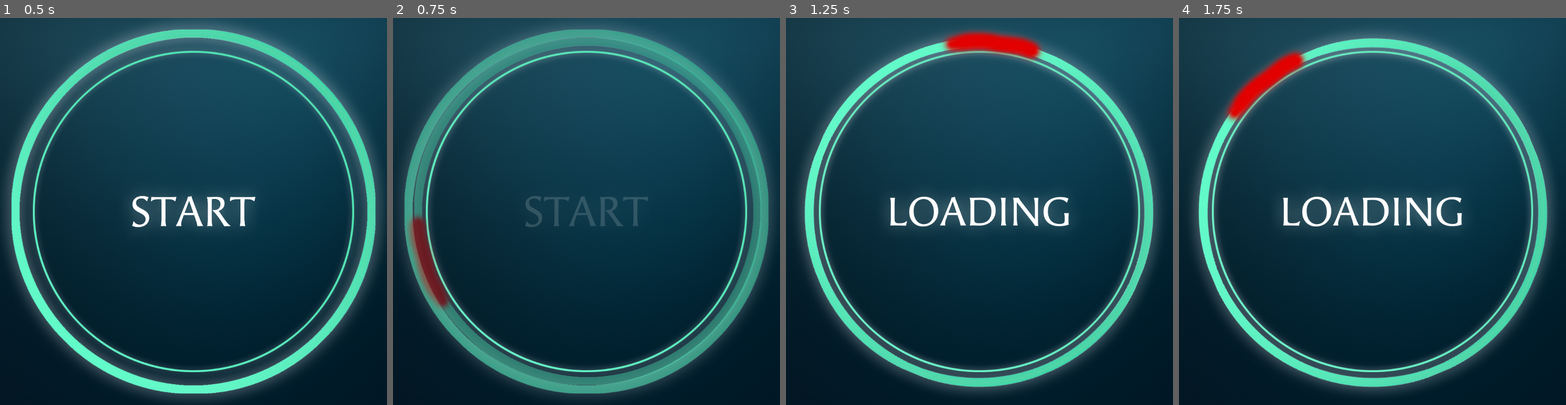
Above: before the commit, frames 1-4 (left to right).
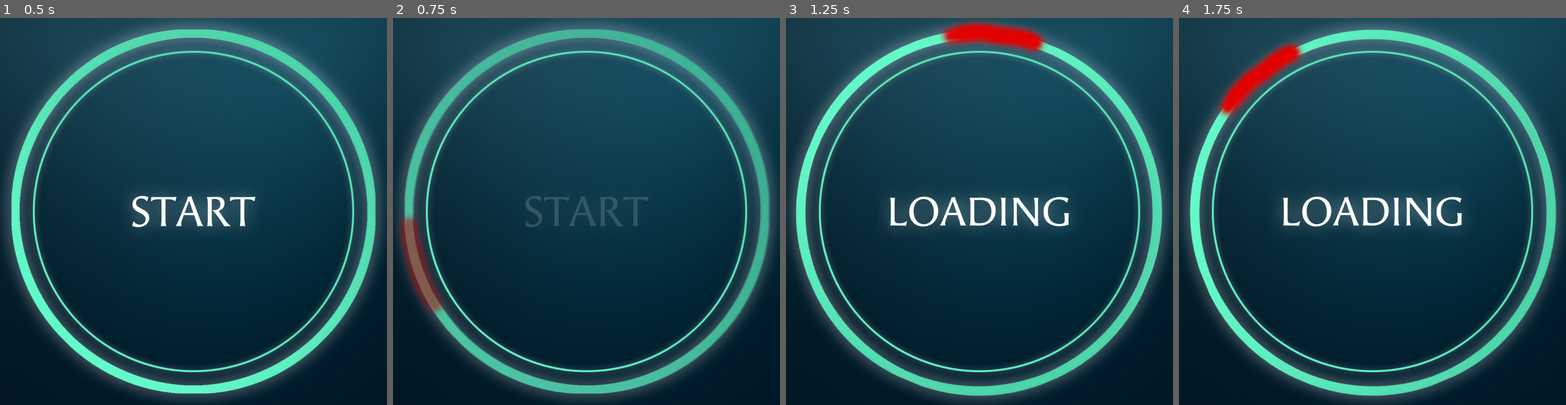
Above: after the commit, the same moments.

Repository: namda-on/jihunnid
Game: Godot game, scene res://scene/display_1.tscn
Same seed, same stepped clock (60 frames per second), same inputs: the game is played once before the commit and once after it.
Inputs (mouse positions are in pixels of both pictures, inside the frame that each line leads up to):
- Up to frame 1 (0.5 s): no input
- Up to frame 2 (0.75 s): click (586, 215) at 0.5 s
- Up to frame 3 (1.25 s): no input
- Up to frame 4 (1.75 s): move the mouse to (1457, 192) at 1.27 s; click (1457, 192) at 1.42 s

Frame 1 is identical in both runs. In frame 2, 10% of the frame differs, in the area x 1-98%, y 3-98%; in frame 3, 20%, in the area x 1-99%, y 0-100%; in frame 4, 20%.

Commit message:
scene 2 제거

Diff:
--- a/project.godot
+++ b/project.godot
@@ -19,7 +19,7 @@
 
 window/size/viewport_width=1080
 window/size/viewport_height=1080
-window/size/mode=4
+window/size/mode=3
 window/size/resizable=false
 window/stretch/mode="viewport"
 
--- a/scene/display_1.tscn
+++ b/scene/display_1.tscn
@@ -1,9 +1,8 @@
-[gd_scene load_steps=17 format=3 uid="uid://de0itx3rsuv1j"]
-
-[ext_resource type="Script" path="res://scripts/display1.gd" id="1_1q8ae"]
+[gd_scene load_steps=16 format=3 uid="uid://de0itx3rsuv1j"]
+
 [ext_resource type="Script" uid="uid://cet7bqqacmycf" path="res://scripts/texture_button.gd" id="1_p8bbk"]
 [ext_resource type="Texture2D" uid="uid://ca1wuophwrkid" path="res://resources/Background.png" id="3_lrxvb"]
-[ext_resource type="Script" path="res://scripts/image.gd" id="4_ygyl1"]
+[ext_resource type="Script" uid="uid://csaem4ryxqq5a" path="res://scripts/image.gd" id="4_ygyl1"]
 [ext_resource type="Texture2D" uid="uid://bv2o47vjq6bd5" path="res://resources/Outline - Big@3x.png" id="5_ygyl1"]
 [ext_resource type="Texture2D" uid="uid://b8ng78vhtq4dr" path="res://resources/Outline - Small@3x.png" id="6_mqc1m"]
 [ext_resource type="Texture2D" uid="uid://7hpgj7u086d4" path="res://resources/Layer - LOADING.png" id="7_kfbfr"]
@@ -327,7 +326,6 @@
 }
 
 [node name="display1" type="Node2D"]
-script = ExtResource("1_1q8ae")
 
 [node name="CollisionShape2D" type="CollisionShape2D" parent="."]
 visible = false
@@ -372,6 +370,7 @@
 
 [node name="outline-red" type="Sprite2D" parent="TextureButton/img"]
 visible = false
+scale = Vector2(1.05, 1.05)
 texture = ExtResource("8_i2wlo")
 
 [node name="infinite" type="Sprite2D" parent="TextureButton/img"]
--- a/scene/display_2.tscn
+++ /dev/null
@@ -1,62 +0,0 @@
-[gd_scene load_steps=8 format=3 uid="uid://c6581rpoe54l7"]
-
-[ext_resource type="Texture2D" uid="uid://ca1wuophwrkid" path="res://resources/Background.png" id="2_yc27d"]
-[ext_resource type="Texture2D" uid="uid://brppjuccb4wvh" path="res://resources/Outline - Big.png" id="3_r57jo"]
-[ext_resource type="Texture2D" uid="uid://b4j77n4yif6e6" path="res://resources/Outline - Small.png" id="4_288o8"]
-[ext_resource type="Texture2D" uid="uid://c4h3da8m268jt" path="res://resources/Layer - INFINITY.png" id="5_yc27d"]
-[ext_resource type="Texture2D" uid="uid://7hpgj7u086d4" path="res://resources/Layer - LOADING.png" id="6_m1qty"]
-
-[sub_resource type="GDScript" id="GDScript_g8et1"]
-script/source = "extends Node2D
-
-var drag_start_position = Vector2.ZERO
-var is_dragging = false
-const DRAG_THRESHOLD_X = 200  # 드래그 거리 임계값 (X축 기준)
-var scene_changed = false
-
-func _input(event):
-	if event is InputEventScreenTouch:
-		if event.pressed:
-			is_dragging = true
-			scene_changed = false
-			drag_start_position = event.position
-		else:
-			is_dragging = false
-
-	elif event is InputEventScreenDrag and is_dragging and not scene_changed:
-		var delta_x = event.position.x - drag_start_position.x
-
-		if abs(delta_x) > DRAG_THRESHOLD_X:
-			scene_changed = true
-			get_tree().change_scene_to_file(\"res://scene/display_1.tscn\")
-"
-
-[sub_resource type="CircleShape2D" id="CircleShape2D_4bch4"]
-radius = 540.0
-
-[node name="display2" type="Node2D"]
-script = SubResource("GDScript_g8et1")
-
-[node name="Camera2D" type="Camera2D" parent="."]
-
-[node name="CollisionShape2D" type="CollisionShape2D" parent="."]
-visible = false
-z_index = 3
-shape = SubResource("CircleShape2D_4bch4")
-debug_color = Color(0.366459, 0.515036, 0.890221, 0.42)
-
-[node name="img" type="Sprite2D" parent="."]
-texture = ExtResource("2_yc27d")
-
-[node name="outline-lg" type="Sprite2D" parent="img"]
-texture = ExtResource("3_r57jo")
-
-[node name="outline-sm" type="Sprite2D" parent="img"]
-texture = ExtResource("4_288o8")
-
-[node name="start" type="Sprite2D" parent="img"]
-texture = ExtResource("5_yc27d")
-
-[node name="loading" type="Sprite2D" parent="img"]
-visible = false
-texture = ExtResource("6_m1qty")
Not shown, changed: build/jihunnid.pck
